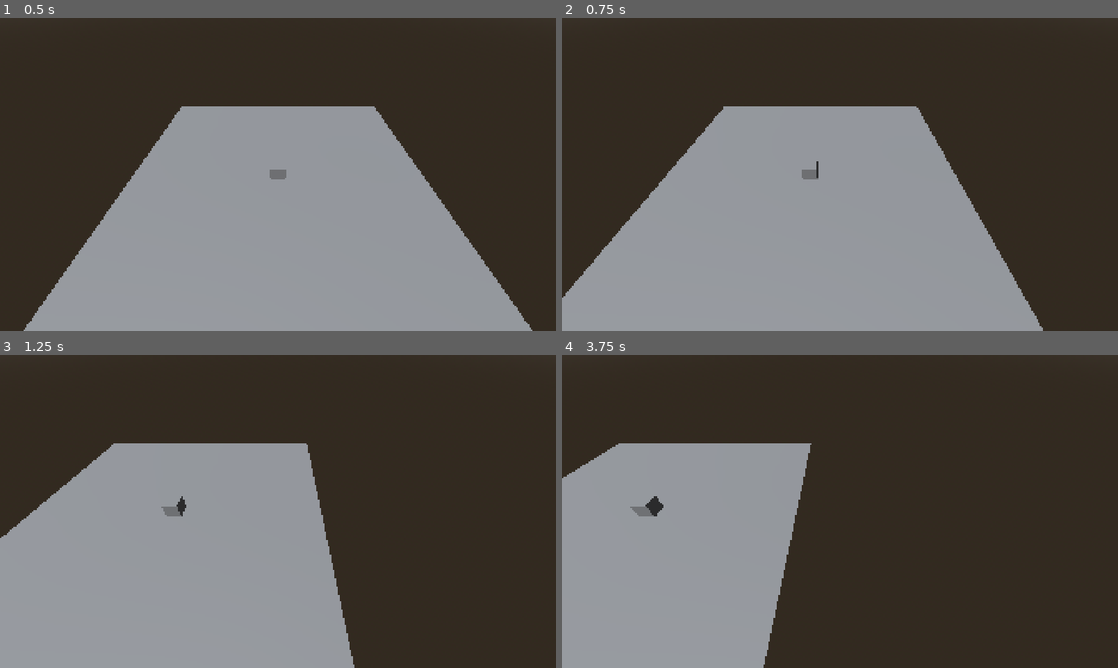
Above: before the commit, frames 1-4 (two rows, left to right).
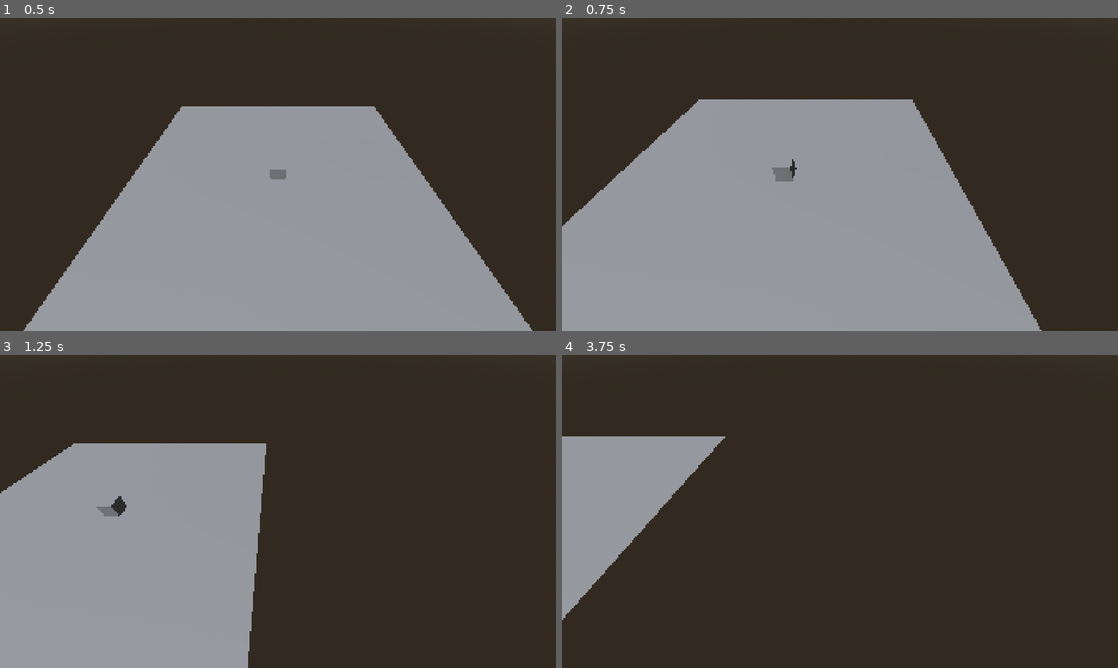
Above: after the commit, the same moments.

Repository: ChrisGiggleman/industrial-warfare
Game: Godot game, scene res://scenes/core/main.tscn
Two runs of this game, one before a commit and one after it. Both use one fixed random seed, a clock stepped at 60 frames per second and the inputs below.
Inputs (mouse positions are in pixels of both pictures, inside the frame that each line leads up to):
- Up to frame 1 (0.5 s): no input
- Up to frame 2 (0.75 s): tap Enter at 0.5 s; move the mouse to (962, 158) at 0.52 s; hold D (move_right) from 0.53 s (still down); hold Mouse wheel up (camera_zoom_in) from 0.53 s (still down)
- Up to frame 3 (1.25 s): keep holding D (move_right); keep holding Mouse wheel up (camera_zoom_in); tap Mouse wheel down (camera_zoom_out) at 0.8 s
- Up to frame 4 (3.75 s): move the mouse to (728, 527) at 1.27 s; release D (move_right) at 1.28 s; release Mouse wheel up (camera_zoom_in) at 1.28 s; hold S (move_backward) 1.28-2.03 s; tap Mouse wheel down (camera_zoom_out) at 1.35, 2.3, 2.85 s; tap Mouse wheel up (camera_zoom_in) at 1.55, 3.05 s; move the mouse to (895, 442) at 2.02 s; hold D (move_right) 2.03-2.78 s; hold Mouse wheel up (camera_zoom_in) 2.03-2.78 s; move the mouse to (812, 574) at 2.77 s; hold W (move_forward) 2.78-3.53 s; move the mouse to (1006, 558) at 3.52 s; hold A (move_left) from 3.53 s (still down); hold Mouse wheel up (camera_zoom_in) from 3.53 s (still down)

Frame 1 is identical in both runs. In frame 2, 5.8% of the frame differs, in the area x 0-87%, y 26-100%; in frame 3, 12%; in frame 4, 23%, in the area x 0-45%, y 26-100%.

Commit message:
Add camera zoom and movement tuning

Diff:
--- a/scenes/core/main.tscn
+++ b/scenes/core/main.tscn
@@ -33,6 +33,7 @@
 
 [node name="CameraRig" type="Node3D" parent="." unique_id=1468734782]
 script = ExtResource("1_fgbdc")
+move_speed = 16.0
 
 [node name="Camera3D" type="Camera3D" parent="CameraRig" unique_id=789918748]
 transform = Transform3D(1, 0, 0, 0, 0.7071068, 0.7071068, 0, -0.7071068, 0.7071068, 0, 10, 10)
--- a/scripts/camera_controller.gd
+++ b/scripts/camera_controller.gd
@@ -2,6 +2,11 @@
 
 
 @export var move_speed: float = 10.0
+@export var zoom_step: float = 2.0
+@export var min_zoom_distance: float = 6.0
+@export var max_zoom_distance: float = 24.0
+
+@onready var camera: Camera3D = $Camera3D
 
 
 func _ready() -> void:
@@ -23,3 +28,23 @@
 	)
 
 	position += move_direction * move_speed * delta
+
+
+func _unhandled_input(event: InputEvent) -> void:
+	if event.is_action_pressed("camera_zoom_in"):
+		_zoom_camera(-zoom_step)
+
+	if event.is_action_pressed("camera_zoom_out"):
+		_zoom_camera(zoom_step)
+
+
+func _zoom_camera(amount: float) -> void:
+	var current_distance: float = camera.position.length()
+
+	var new_distance: float = clampf(
+		current_distance + amount,
+		min_zoom_distance,
+		max_zoom_distance
+	)
+
+	camera.position = camera.position.normalized() * new_distance
Not shown, changed: docs/DEVLOG.md
Not shown, changed: docs/TROUBLESHOOTING.md
